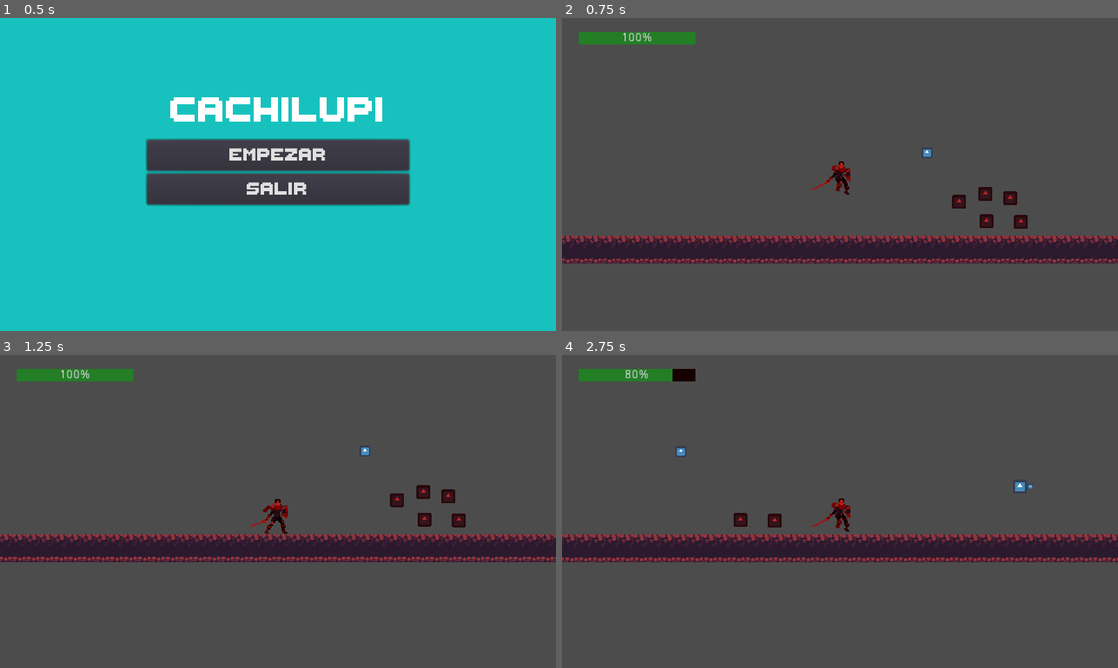
Above: before the commit, frames 1-4 (two rows, left to right).
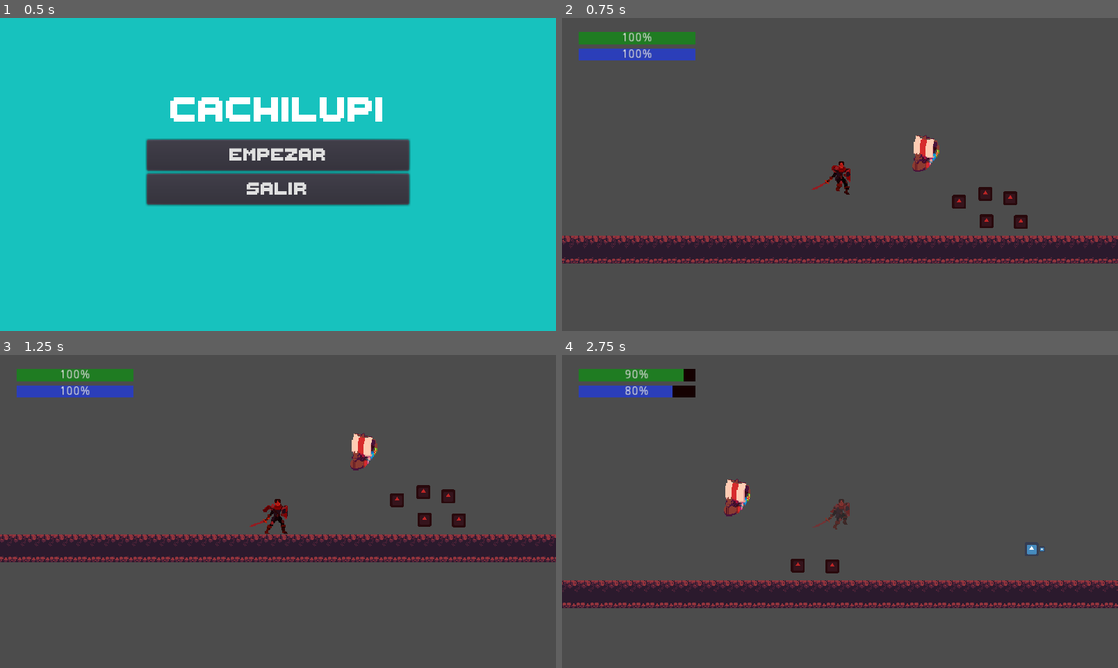
Above: after the commit, the same moments.

Repository: elixs/Cachilupi
Game: Godot game, scene res://scenes/TitleScreen.tscn
Same seed, same stepped clock (60 frames per second), same inputs: the game is played once before the commit and once after it. The engine's default icon, where the game draws it, is replaced by a stand-in: a white triangle on a blue panel in a dark square.
Inputs (mouse positions are in pixels of both pictures, inside the frame that each line leads up to):
- Up to frame 1 (0.5 s): no input
- Up to frame 2 (0.75 s): click "Empezar" at 0.5 s
- Up to frame 3 (1.25 s): no input
- Up to frame 4 (2.75 s): move the mouse to (962, 495) at 1.27 s; hold D (right) from 1.28 s (still down); click (962, 495) at 1.35 s; tap Space (jump) at 1.52, 2.27 s; move the mouse to (728, 527) at 2.02 s; click (728, 527) at 2.1 s

Frame 1 is identical in both runs. In frame 2, 1.2% of the frame differs, in the area x 3-68%, y 9-50%; in frame 3, 1.2%; in frame 4, 20%, in the area x 0-100%, y 4-81%.

Commit message:
ship blendspace2d and health bar

Diff:
--- a/scenes/Enemy.tscn
+++ b/scenes/Enemy.tscn
@@ -1,13 +1,17 @@
-[gd_scene load_steps=3 format=2]
+[gd_scene load_steps=5 format=2]
 
 [ext_resource path="res://icon.png" type="Texture" id=1]
+[ext_resource path="res://scripts/Enemy.gd" type="Script" id=2]
 
 [sub_resource type="RectangleShape2D" id=1]
 extents = Vector2( 8, 8 )
 
+[sub_resource type="RectangleShape2D" id=2]
+
 [node name="Enemy" type="KinematicBody2D" groups=[
 "enemy",
 ]]
+script = ExtResource( 2 )
 
 [node name="CollisionShape2D" type="CollisionShape2D" parent="."]
 shape = SubResource( 1 )
@@ -18,3 +22,8 @@
 texture = ExtResource( 1 )
 
 [node name="Timer" type="Timer" parent="."]
+
+[node name="Area2D" type="Area2D" parent="."]
+
+[node name="CollisionShape2D" type="CollisionShape2D" parent="Area2D"]
+shape = SubResource( 2 )
--- a/scenes/Hero.tscn
+++ b/scenes/Hero.tscn
@@ -256,10 +256,13 @@
 [sub_resource type="AnimationNodeStateMachinePlayback" id=35]
 
 [sub_resource type="StyleBoxFlat" id=36]
-bg_color = Color( 0.141176, 0.498039, 0.152941, 1 )
+bg_color = Color( 0.12549, 0.490196, 0.137255, 1 )
 
 [sub_resource type="StyleBoxFlat" id=37]
 bg_color = Color( 0.0862745, 0.00784314, 0.00784314, 1 )
+
+[sub_resource type="StyleBoxFlat" id=38]
+bg_color = Color( 0.172549, 0.247059, 0.729412, 1 )
 
 [node name="Hero" type="KinematicBody2D" groups=[
 "player",
@@ -272,7 +275,7 @@
 
 [node name="Sprite" type="Sprite" parent="."]
 modulate = Color( 0.364706, 0.113725, 0.913725, 1 )
-texture = ExtResource( 15 )
+texture = ExtResource( 17 )
 
 [node name="AnimationPlayer" type="AnimationPlayer" parent="."]
 anims/attack = SubResource( 2 )
@@ -298,7 +301,7 @@
 
 [node name="CanvasLayer" type="CanvasLayer" parent="."]
 
-[node name="ProgressBar" type="ProgressBar" parent="CanvasLayer"]
+[node name="Health" type="ProgressBar" parent="CanvasLayer"]
 margin_left = 19.0
 margin_top = 15.75
 margin_right = 154.0
@@ -309,3 +312,18 @@
 __meta__ = {
 "_edit_use_anchors_": false
 }
+
+[node name="Mana" type="ProgressBar" parent="CanvasLayer"]
+margin_left = 19.0
+margin_top = 34.6702
+margin_right = 154.0
+margin_bottom = 48.6702
+custom_styles/fg = SubResource( 38 )
+custom_styles/bg = SubResource( 37 )
+value = 100.0
+__meta__ = {
+"_edit_use_anchors_": false
+}
+
+[node name="InvincibilityTimer" type="Timer" parent="."]
+one_shot = true
--- a/scenes/Main.tscn
+++ b/scenes/Main.tscn
@@ -2,13 +2,16 @@
 
 [ext_resource path="res://scenes/Hero.tscn" type="PackedScene" id=1]
 [ext_resource path="res://sprites/Tileset/Wasteland-Files.png" type="Texture" id=2]
-[ext_resource path="res://scenes/Spider.tscn" type="PackedScene" id=3]
+[ext_resource path="res://scenes/Ship.tscn" type="PackedScene" id=3]
 [ext_resource path="res://scripts/Main.gd" type="Script" id=4]
 [ext_resource path="res://scenes/Enemy.tscn" type="PackedScene" id=5]
 
 [sub_resource type="ConvexPolygonShape2D" id=1]
 points = PoolVector2Array( 0, 0, 16, 0, 16, 16, 0, 16 )
 
+[sub_resource type="ConvexPolygonShape2D" id=2]
+points = PoolVector2Array( 0, 0, 16, 0, 16, 16, 0, 16 )
+
 [sub_resource type="ConvexPolygonShape2D" id=3]
 points = PoolVector2Array( 0, 0, 16, 0, 16, 16, 0, 16 )
 
@@ -45,10 +48,7 @@
 [sub_resource type="ConvexPolygonShape2D" id=14]
 points = PoolVector2Array( 0, 0, 16, 0, 16, 16, 0, 16 )
 
-[sub_resource type="ConvexPolygonShape2D" id=15]
-points = PoolVector2Array( 0, 0, 16, 0, 16, 16, 0, 16 )
-
-[sub_resource type="TileSet" id=2]
+[sub_resource type="TileSet" id=15]
 0/name = "Wasteland-Files.png 0"
 0/texture = ExtResource( 2 )
 0/tex_offset = Vector2( 0, 0 )
@@ -89,86 +89,86 @@
 1/navigation_offset = Vector2( 0, 0 )
 1/shape_offset = Vector2( 0, 0 )
 1/shape_transform = Transform2D( 1, 0, 0, 1, 0, 0 )
-1/shape = SubResource( 3 )
+1/shape = SubResource( 2 )
 1/shape_one_way = false
 1/shape_one_way_margin = 1.0
 1/shapes = [ {
 "autotile_coord": Vector2( 4, 0 ),
 "one_way": false,
 "one_way_margin": 1.0,
+"shape": SubResource( 2 ),
+"shape_transform": Transform2D( 1, 0, 0, 1, 0, 0 )
+}, {
+"autotile_coord": Vector2( 5, 0 ),
+"one_way": false,
+"one_way_margin": 1.0,
 "shape": SubResource( 3 ),
 "shape_transform": Transform2D( 1, 0, 0, 1, 0, 0 )
 }, {
-"autotile_coord": Vector2( 5, 0 ),
+"autotile_coord": Vector2( 6, 0 ),
 "one_way": false,
 "one_way_margin": 1.0,
 "shape": SubResource( 4 ),
 "shape_transform": Transform2D( 1, 0, 0, 1, 0, 0 )
 }, {
-"autotile_coord": Vector2( 6, 0 ),
+"autotile_coord": Vector2( 4, 1 ),
 "one_way": false,
 "one_way_margin": 1.0,
 "shape": SubResource( 5 ),
 "shape_transform": Transform2D( 1, 0, 0, 1, 0, 0 )
 }, {
-"autotile_coord": Vector2( 4, 1 ),
+"autotile_coord": Vector2( 4, 2 ),
 "one_way": false,
 "one_way_margin": 1.0,
 "shape": SubResource( 6 ),
 "shape_transform": Transform2D( 1, 0, 0, 1, 0, 0 )
 }, {
-"autotile_coord": Vector2( 4, 2 ),
+"autotile_coord": Vector2( 5, 2 ),
 "one_way": false,
 "one_way_margin": 1.0,
 "shape": SubResource( 7 ),
 "shape_transform": Transform2D( 1, 0, 0, 1, 0, 0 )
 }, {
-"autotile_coord": Vector2( 5, 2 ),
+"autotile_coord": Vector2( 5, 1 ),
 "one_way": false,
 "one_way_margin": 1.0,
 "shape": SubResource( 8 ),
 "shape_transform": Transform2D( 1, 0, 0, 1, 0, 0 )
 }, {
-"autotile_coord": Vector2( 5, 1 ),
+"autotile_coord": Vector2( 6, 1 ),
 "one_way": false,
 "one_way_margin": 1.0,
 "shape": SubResource( 9 ),
 "shape_transform": Transform2D( 1, 0, 0, 1, 0, 0 )
 }, {
-"autotile_coord": Vector2( 6, 1 ),
+"autotile_coord": Vector2( 6, 2 ),
 "one_way": false,
 "one_way_margin": 1.0,
 "shape": SubResource( 10 ),
 "shape_transform": Transform2D( 1, 0, 0, 1, 0, 0 )
 }, {
-"autotile_coord": Vector2( 6, 2 ),
+"autotile_coord": Vector2( 0, 0 ),
 "one_way": false,
 "one_way_margin": 1.0,
 "shape": SubResource( 11 ),
 "shape_transform": Transform2D( 1, 0, 0, 1, 0, 0 )
 }, {
-"autotile_coord": Vector2( 0, 0 ),
+"autotile_coord": Vector2( 2, 0 ),
 "one_way": false,
 "one_way_margin": 1.0,
 "shape": SubResource( 12 ),
 "shape_transform": Transform2D( 1, 0, 0, 1, 0, 0 )
 }, {
-"autotile_coord": Vector2( 2, 0 ),
+"autotile_coord": Vector2( 0, 2 ),
 "one_way": false,
 "one_way_margin": 1.0,
 "shape": SubResource( 13 ),
 "shape_transform": Transform2D( 1, 0, 0, 1, 0, 0 )
 }, {
-"autotile_coord": Vector2( 0, 2 ),
+"autotile_coord": Vector2( 2, 2 ),
 "one_way": false,
 "one_way_margin": 1.0,
 "shape": SubResource( 14 ),
-"shape_transform": Transform2D( 1, 0, 0, 1, 0, 0 )
-}, {
-"autotile_coord": Vector2( 2, 2 ),
-"one_way": false,
-"one_way_margin": 1.0,
-"shape": SubResource( 15 ),
 "shape_transform": Transform2D( 1, 0, 0, 1, 0, 0 )
 } ]
 1/z_index = 0
--- /dev/null
+++ b/scenes/Ship.tscn
@@ -0,0 +1,387 @@
+[gd_scene load_steps=41 format=2]
+
+[ext_resource path="res://sprites/Ship/sprPlayer_strip16.png" type="Texture" id=1]
+[ext_resource path="res://scripts/Ship.gd" type="Script" id=2]
+
+[sub_resource type="RectangleShape2D" id=1]
+extents = Vector2( 25, 25 )
+
+[sub_resource type="Animation" id=2]
+resource_name = "down"
+tracks/0/type = "value"
+tracks/0/path = NodePath("Sprite:frame")
+tracks/0/interp = 1
+tracks/0/loop_wrap = true
+tracks/0/imported = false
+tracks/0/enabled = true
+tracks/0/keys = {
+"times": PoolRealArray( 0 ),
+"transitions": PoolRealArray( 1 ),
+"update": 1,
+"values": [ 8 ]
+}
+
+[sub_resource type="Animation" id=3]
+resource_name = "downdownleft"
+tracks/0/type = "value"
+tracks/0/path = NodePath("Sprite:frame")
+tracks/0/interp = 1
+tracks/0/loop_wrap = true
+tracks/0/imported = false
+tracks/0/enabled = true
+tracks/0/keys = {
+"times": PoolRealArray( 0 ),
+"transitions": PoolRealArray( 1 ),
+"update": 1,
+"values": [ 7 ]
+}
+
+[sub_resource type="Animation" id=4]
+resource_name = "downdownright"
+tracks/0/type = "value"
+tracks/0/path = NodePath("Sprite:frame")
+tracks/0/interp = 1
+tracks/0/loop_wrap = true
+tracks/0/imported = false
+tracks/0/enabled = true
+tracks/0/keys = {
+"times": PoolRealArray( 0 ),
+"transitions": PoolRealArray( 1 ),
+"update": 1,
+"values": [ 9 ]
+}
+
+[sub_resource type="Animation" id=5]
+resource_name = "downleft"
+tracks/0/type = "value"
+tracks/0/path = NodePath("Sprite:frame")
+tracks/0/interp = 1
+tracks/0/loop_wrap = true
+tracks/0/imported = false
+tracks/0/enabled = true
+tracks/0/keys = {
+"times": PoolRealArray( 0 ),
+"transitions": PoolRealArray( 1 ),
+"update": 1,
+"values": [ 6 ]
+}
+
+[sub_resource type="Animation" id=6]
+resource_name = "downleftleft"
+tracks/0/type = "value"
+tracks/0/path = NodePath("Sprite:frame")
+tracks/0/interp = 1
+tracks/0/loop_wrap = true
+tracks/0/imported = false
+tracks/0/enabled = true
+tracks/0/keys = {
+"times": PoolRealArray( 0 ),
+"transitions": PoolRealArray( 1 ),
+"update": 1,
+"values": [ 5 ]
+}
+
+[sub_resource type="Animation" id=7]
+resource_name = "downright"
+tracks/0/type = "value"
+tracks/0/path = NodePath("Sprite:frame")
+tracks/0/interp = 1
+tracks/0/loop_wrap = true
+tracks/0/imported = false
+tracks/0/enabled = true
+tracks/0/keys = {
+"times": PoolRealArray( 0 ),
+"transitions": PoolRealArray( 1 ),
+"update": 1,
+"values": [ 10 ]
+}
+
+[sub_resource type="Animation" id=8]
+resource_name = "downrightright"
+tracks/0/type = "value"
+tracks/0/path = NodePath("Sprite:frame")
+tracks/0/interp = 1
+tracks/0/loop_wrap = true
+tracks/0/imported = false
+tracks/0/enabled = true
+tracks/0/keys = {
+"times": PoolRealArray( 0 ),
+"transitions": PoolRealArray( 1 ),
+"update": 1,
+"values": [ 11 ]
+}
+
+[sub_resource type="Animation" id=9]
+resource_name = "dummy"
+
+[sub_resource type="Animation" id=10]
+resource_name = "left"
+tracks/0/type = "value"
+tracks/0/path = NodePath("Sprite:frame")
+tracks/0/interp = 1
+tracks/0/loop_wrap = true
+tracks/0/imported = false
+tracks/0/enabled = true
+tracks/0/keys = {
+"times": PoolRealArray( 0 ),
+"transitions": PoolRealArray( 1 ),
+"update": 1,
+"values": [ 4 ]
+}
+
+[sub_resource type="Animation" id=11]
+resource_name = "right"
+tracks/0/type = "value"
+tracks/0/path = NodePath("Sprite:frame")
+tracks/0/interp = 1
+tracks/0/loop_wrap = true
+tracks/0/imported = false
+tracks/0/enabled = true
+tracks/0/keys = {
+"times": PoolRealArray( 0 ),
+"transitions": PoolRealArray( 1 ),
+"update": 1,
+"values": [ 12 ]
+}
+
+[sub_resource type="Animation" id=12]
+resource_name = "up"
+tracks/0/type = "value"
+tracks/0/path = NodePath("Sprite:frame")
+tracks/0/interp = 1
+tracks/0/loop_wrap = true
+tracks/0/imported = false
+tracks/0/enabled = true
+tracks/0/keys = {
+"times": PoolRealArray( 0 ),
+"transitions": PoolRealArray( 1 ),
+"update": 1,
+"values": [ 0 ]
+}
+
+[sub_resource type="Animation" id=13]
+resource_name = "upleft"
+tracks/0/type = "value"
+tracks/0/path = NodePath("Sprite:frame")
+tracks/0/interp = 1
+tracks/0/loop_wrap = true
+tracks/0/imported = false
+tracks/0/enabled = true
+tracks/0/keys = {
+"times": PoolRealArray( 0 ),
+"transitions": PoolRealArray( 1 ),
+"update": 1,
+"values": [ 2 ]
+}
+
+[sub_resource type="Animation" id=14]
+resource_name = "upleftleft"
+tracks/0/type = "value"
+tracks/0/path = NodePath("Sprite:frame")
+tracks/0/interp = 1
+tracks/0/loop_wrap = true
+tracks/0/imported = false
+tracks/0/enabled = true
+tracks/0/keys = {
+"times": PoolRealArray( 0 ),
+"transitions": PoolRealArray( 1 ),
+"update": 1,
+"values": [ 3 ]
+}
+
+[sub_resource type="Animation" id=15]
+resource_name = "upright"
+tracks/0/type = "value"
+tracks/0/path = NodePath("Sprite:frame")
+tracks/0/interp = 1
+tracks/0/loop_wrap = true
+tracks/0/imported = false
+tracks/0/enabled = true
+tracks/0/keys = {
+"times": PoolRealArray( 0 ),
+"transitions": PoolRealArray( 1 ),
+"update": 1,
+"values": [ 14 ]
+}
+
+[sub_resource type="Animation" id=16]
+resource_name = "uprightright"
+tracks/0/type = "value"
+tracks/0/path = NodePath("Sprite:frame")
+tracks/0/interp = 1
+tracks/0/loop_wrap = true
+tracks/0/imported = false
+tracks/0/enabled = true
+tracks/0/keys = {
+"times": PoolRealArray( 0 ),
+"transitions": PoolRealArray( 1 ),
+"update": 1,
+"values": [ 13 ]
+}
+
+[sub_resource type="Animation" id=17]
+resource_name = "upupleft"
+tracks/0/type = "value"
+tracks/0/path = NodePath("Sprite:frame")
+tracks/0/interp = 1
+tracks/0/loop_wrap = true
+tracks/0/imported = false
+tracks/0/enabled = true
+tracks/0/keys = {
+"times": PoolRealArray( 0 ),
+"transitions": PoolRealArray( 1 ),
+"update": 1,
+"values": [ 1 ]
+}
+
+[sub_resource type="Animation" id=18]
+resource_name = "upupright"
+tracks/0/type = "value"
+tracks/0/path = NodePath("Sprite:frame")
+tracks/0/interp = 1
+tracks/0/loop_wrap = true
+tracks/0/imported = false
+tracks/0/enabled = true
+tracks/0/keys = {
+"times": PoolRealArray( 0 ),
+"transitions": PoolRealArray( 1 ),
+"update": 1,
+"values": [ 15 ]
+}
+
+[sub_resource type="AnimationNodeAnimation" id=19]
+animation = "up"
+
+[sub_resource type="AnimationNodeAnimation" id=20]
+animation = "down"
+
+[sub_resource type="AnimationNodeAnimation" id=31]
+animation = "downdownright"
+
+[sub_resource type="AnimationNodeAnimation" id=32]
+animation = "downdownleft"
+
+[sub_resource type="AnimationNodeAnimation" id=33]
+animation = "downleftleft"
+
+[sub_resource type="AnimationNodeAnimation" id=34]
+animation = "upleftleft"
+
+[sub_resource type="AnimationNodeAnimation" id=35]
+animation = "upupleft"
+
+[sub_resource type="AnimationNodeAnimation" id=36]
+animation = "upupright"
+
+[sub_resource type="AnimationNodeAnimation" id=37]
+animation = "uprightright"
+
+[sub_resource type="AnimationNodeAnimation" id=21]
+animation = "left"
+
+[sub_resource type="AnimationNodeAnimation" id=22]
+animation = "right"
+
+[sub_resource type="AnimationNodeAnimation" id=23]
+animation = "upleft"
+
+[sub_resource type="AnimationNodeAnimation" id=24]
+animation = "upright"
+
+[sub_resource type="AnimationNodeAnimation" id=25]
+animation = "downleft"
+
+[sub_resource type="AnimationNodeAnimation" id=26]
+animation = "downright"
+
+[sub_resource type="AnimationNodeAnimation" id=27]
+animation = "dummy"
+
+[sub_resource type="AnimationNodeAnimation" id=38]
+animation = "downrightright"
+
+[sub_resource type="AnimationNodeBlendSpace2D" id=28]
+auto_triangles = false
+blend_point_0/node = SubResource( 19 )
+blend_point_0/pos = Vector2( 0, -1 )
+blend_point_1/node = SubResource( 20 )
+blend_point_1/pos = Vector2( 0, 1 )
+blend_point_2/node = SubResource( 21 )
+blend_point_2/pos = Vector2( -1, 0 )
+blend_point_3/node = SubResource( 22 )
+blend_point_3/pos = Vector2( 1, 0 )
+blend_point_4/node = SubResource( 23 )
+blend_point_4/pos = Vector2( -0.5, -0.5 )
+blend_point_5/node = SubResource( 24 )
+blend_point_5/pos = Vector2( 0.5, -0.5 )
+blend_point_6/node = SubResource( 25 )
+blend_point_6/pos = Vector2( -0.5, 0.5 )
+blend_point_7/node = SubResource( 26 )
+blend_point_7/pos = Vector2( 0.5, 0.5 )
+blend_point_8/node = SubResource( 27 )
+blend_point_8/pos = Vector2( 0, 0 )
+blend_point_9/node = SubResource( 38 )
+blend_point_9/pos = Vector2( 0.75, 0.25 )
+blend_point_10/node = SubResource( 31 )
+blend_point_10/pos = Vector2( 0.25, 0.75 )
+blend_point_11/node = SubResource( 32 )
+blend_point_11/pos = Vector2( -0.25, 0.75 )
+blend_point_12/node = SubResource( 33 )
+blend_point_12/pos = Vector2( -0.75, 0.25 )
+blend_point_13/node = SubResource( 34 )
+blend_point_13/pos = Vector2( -0.75, -0.25 )
+blend_point_14/node = SubResource( 35 )
+blend_point_14/pos = Vector2( -0.25, -0.75 )
+blend_point_15/node = SubResource( 36 )
+blend_point_15/pos = Vector2( 0.25, -0.75 )
+blend_point_16/node = SubResource( 37 )
+blend_point_16/pos = Vector2( 0.75, -0.25 )
+triangles = PoolIntArray( 7, 8, 9, 7, 8, 10, 6, 8, 11, 6, 8, 12, 4, 8, 13, 4, 8, 14, 5, 8, 15, 5, 8, 16, 1, 8, 11, 1, 8, 10, 3, 8, 9, 3, 8, 16, 0, 8, 15, 0, 8, 14, 2, 8, 13, 2, 8, 12 )
+snap = Vector2( 0.05, 0.05 )
+blend_mode = 1
+
+[sub_resource type="AnimationNodeStateMachine" id=29]
+states/move/node = SubResource( 28 )
+states/move/position = Vector2( 364, 82 )
+start_node = "move"
+
+[sub_resource type="AnimationNodeStateMachinePlayback" id=30]
+
+[node name="Ship" type="KinematicBody2D"]
+script = ExtResource( 2 )
+
+[node name="Sprite" type="Sprite" parent="."]
+texture = ExtResource( 1 )
+hframes = 16
+frame = 8
+
+[node name="CollisionShape2D" type="CollisionShape2D" parent="."]
+shape = SubResource( 1 )
+
+[node name="Camera2D" type="Camera2D" parent="."]
+
+[node name="AnimationPlayer" type="AnimationPlayer" parent="."]
+anims/down = SubResource( 2 )
+anims/downdownleft = SubResource( 3 )
+anims/downdownright = SubResource( 4 )
+anims/downleft = SubResource( 5 )
+anims/downleftleft = SubResource( 6 )
+anims/downright = SubResource( 7 )
+anims/downrightright = SubResource( 8 )
+anims/dummy = SubResource( 9 )
+anims/left = SubResource( 10 )
+anims/right = SubResource( 11 )
+anims/up = SubResource( 12 )
+anims/upleft = SubResource( 13 )
+anims/upleftleft = SubResource( 14 )
+anims/upright = SubResource( 15 )
+anims/uprightright = SubResource( 16 )
+anims/upupleft = SubResource( 17 )
+anims/upupright = SubResource( 18 )
+
+[node name="AnimationTree" type="AnimationTree" parent="."]
+tree_root = SubResource( 29 )
+anim_player = NodePath("../AnimationPlayer")
+active = true
+parameters/playback = SubResource( 30 )
+parameters/move/blend_position = Vector2( -0.330254, 0.62069 )
--- a/scenes/Spider.tscn
+++ /dev/null
@@ -1,19 +0,0 @@
-[gd_scene load_steps=4 format=2]
-
-[ext_resource path="res://icon.png" type="Texture" id=1]
-[ext_resource path="res://scripts/Spider.gd" type="Script" id=2]
-
-[sub_resource type="RectangleShape2D" id=1]
-extents = Vector2( 6.5, 6.5 )
-
-[node name="Spider" type="KinematicBody2D"]
-script = ExtResource( 2 )
-
-[node name="Sprite" type="Sprite" parent="."]
-scale = Vector2( 0.2, 0.2 )
-texture = ExtResource( 1 )
-
-[node name="CollisionShape2D" type="CollisionShape2D" parent="."]
-shape = SubResource( 1 )
-
-[node name="Camera2D" type="Camera2D" parent="."]
--- /dev/null
+++ b/scripts/Enemy.gd
@@ -0,0 +1,18 @@
+extends KinematicBody2D
+
+var bodies = []
+
+func _ready() -> void:
+	$Area2D.connect("body_entered", self, "on_body_entered")
+	$Area2D.connect("body_exited", self, "on_body_exited")
+
+func _physics_process(delta: float) -> void:
+	for body in bodies:
+		if body.is_in_group("player"):
+			body.take_damage(10)
+
+func on_body_entered(body: Node):
+	bodies.push_back(body)
+
+func on_body_exited(body: Node):
+	bodies.erase(body)
--- a/scripts/Hero.gd
+++ b/scripts/Hero.gd
@@ -6,11 +6,20 @@
 var SPEED = 200
 var GRAVITY = 400
 
+var invincible = false
+
+var health = 100 setget set_health
+
+func set_health(value):
+	health = clamp(value, 0, 100)
+	$CanvasLayer/Health.value = health
+	if health == 0:
+		get_tree().reload_current_scene()
+
 var mana = 100 setget set_mana
-
 func set_mana(value):
 	mana = clamp(value, 0, 100)
-	$CanvasLayer/ProgressBar.value = mana
+	$CanvasLayer/Mana.value = mana
 
 var facing_right = true
 
@@ -24,6 +33,10 @@
 
 
 onready var playback = $AnimationTree.get("parameters/playback")
+
+
+func _ready() -> void:
+	$InvincibilityTimer.connect("timeout", self, "on_InvincibilityTimer_timeout")
 
 func _physics_process(delta):
 
@@ -78,4 +91,15 @@
 	get_parent().add_child(bullet)
 	bullet.rotation = 0 if facing_right else PI
 	bullet.global_position = $Bullet.global_position
-	set_mana(mana-10)
+	self.mana -= 10
+
+func take_damage(value):
+	if not invincible:
+		self.health -= value
+		$InvincibilityTimer.start()
+		modulate.a = 0.5
+	invincible = true
+
+func on_InvincibilityTimer_timeout():
+	modulate.a = 1
+	invincible = false
--- /dev/null
+++ b/scripts/Ship.gd
@@ -0,0 +1,35 @@
+extends KinematicBody2D
+
+var target = Vector2()
+var in_target = true
+var lvel = Vector2()
+var SPEED = 200
+
+var active = false setget set_active
+func set_active(value):
+	active = value
+	$Camera2D.current = value
+	target = position
+
+func _physics_process(delta):
+	if active:
+		if Input.is_action_just_pressed("attack"):
+			target = get_global_mouse_position()
+			in_target = false
+		var tvel = Vector2()
+		if not in_target:
+			if global_position.distance_to(target) > SPEED * delta:
+				tvel = (target - global_position).normalized() * SPEED
+			else:
+				in_target = true
+		lvel = lerp(lvel, tvel, 0.5)
+		lvel = move_and_slide(lvel)
+
+		$AnimationTree.set("parameters/move/blend_position", Vector2(lvel.normalized()))
+
+		if get_slide_count() > 0:
+			lvel = Vector2()
+		for i in get_slide_count():
+			var collision = get_slide_collision(i)
+			if collision.collider.is_in_group("player"):
+				collision.collider.take_damage(10)
--- a/scripts/Spider.gd
+++ /dev/null
@@ -1,49 +0,0 @@
-extends KinematicBody2D
-
-var target = Vector2()
-var in_target = true
-var linear_vel = Vector2()
-var SPEED = 200
-
-var active = false setget set_active
-func set_active(value):
-	active = value
-	$Camera2D.current = value
-	target = position
-
-func _physics_process(delta):
-
-	if active:
-		if Input.is_action_just_pressed("attack"):
-			target = get_global_mouse_position()
-			in_target = false
-
-		if not in_target:
-
-			var diff = target - position
-			var dist = diff.length()
-			var vec = diff/dist
-
-			var target_vel = vec * SPEED
-
-			var arrived = dist < SPEED * delta
-
-			if arrived:
-				target_vel = diff
-			else:
-				linear_vel = lerp(linear_vel, target_vel, 0.5)
-
-			linear_vel = move_and_slide(linear_vel)
-
-			if get_slide_count() > 0:
-				in_target
-				target = position
-
-			for i in get_slide_count():
-				var collision = get_slide_collision(i)
-				if collision.collider.is_in_group("player"):
-					collision.collider.queue_free()
-
-
-			if arrived:
-				in_target = true
Not shown: 1 places in scenes/Hero.tscn that only renumber resources
Not shown: 1 places in scenes/Main.tscn that only renumber resources
Binary file added: sprites/Ship/sprPlayer_strip16.png
Not shown, added: sprites/Ship/sprPlayer_strip16.png.import
